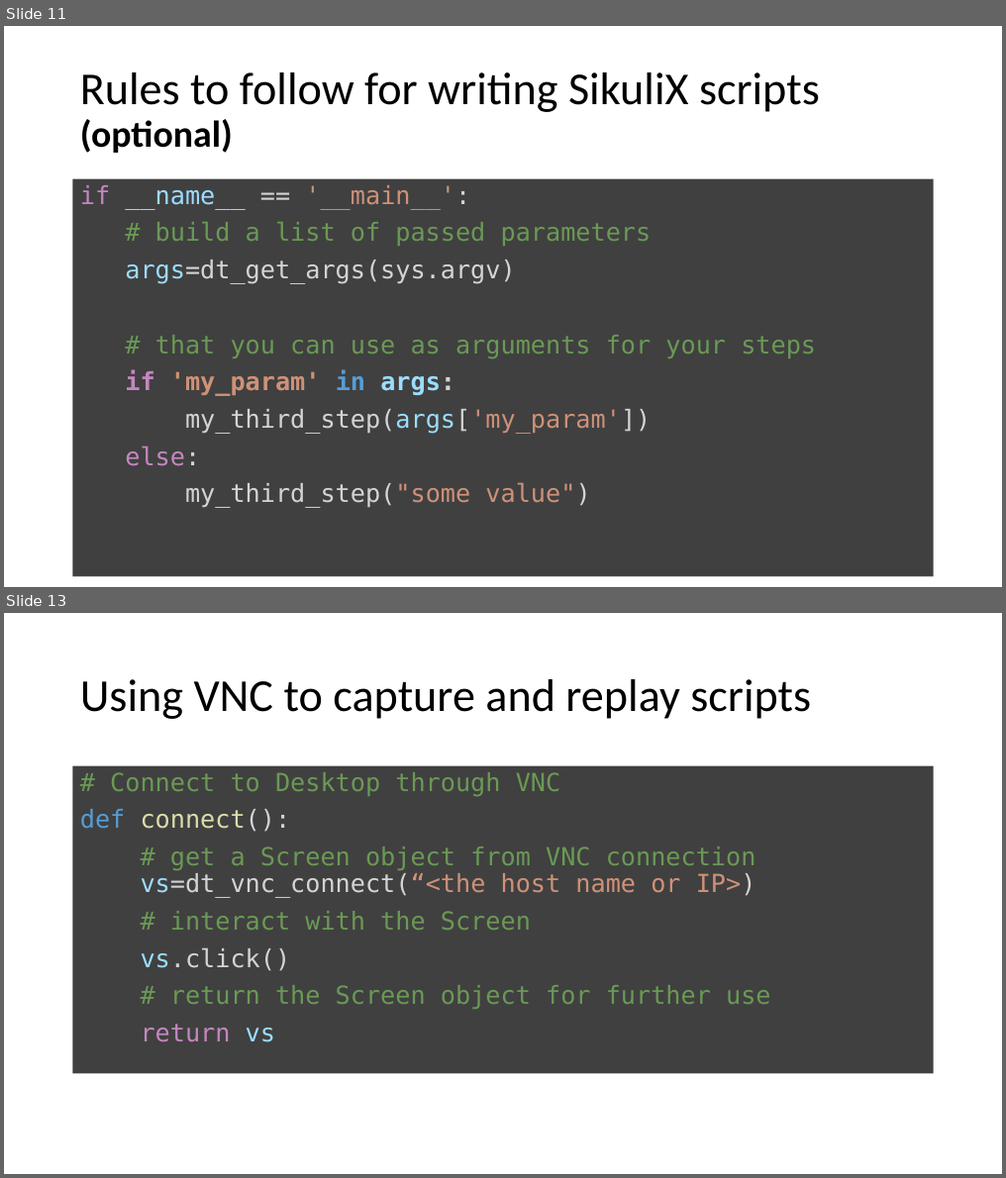
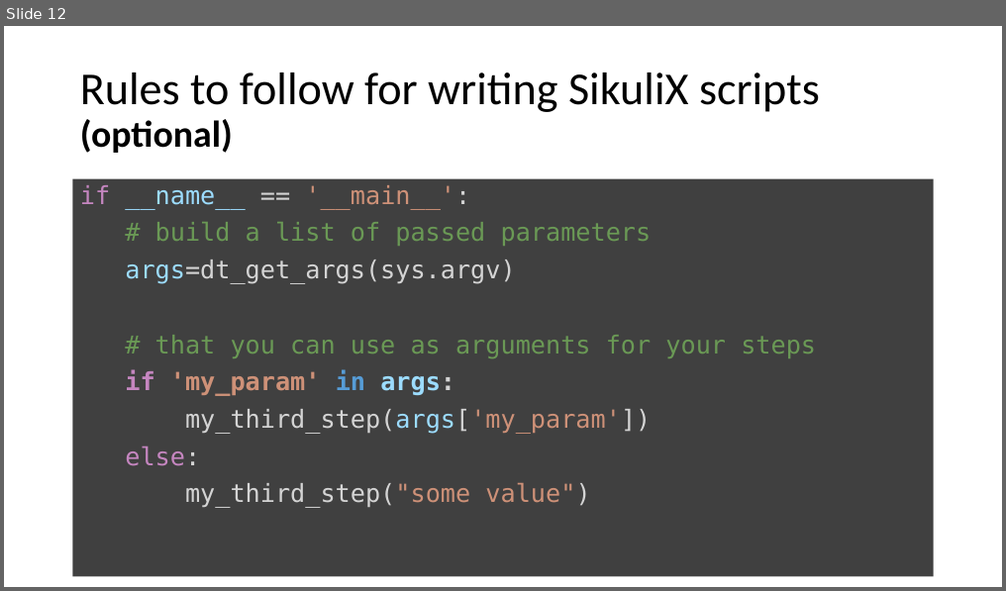
Before and after one commit to LO-RAN/dt_sikulix_bridge, a slide deck: documentation/dt_sikulix_bridge.pptx. Shown one above the other, each under a label of ours: slides 11 and 13 before the commit, slide 12 after it; the slides between them are not shown. The pictures are 1006x1178 and 1006x591 pixels, drawn with LibreOffice and Linux fonts; fonts in the diff are those of the drawing. Boxes give left, top, right and bottom in pixels: in the first picture for what was removed or moved away, otherwise in the second. Text is boxed around its words. In the diff, an @@ line names an element or a change of style, - is before the commit and + after.

```diff
--- a/documentation/dt_sikulix_bridge.pptx
+++ b/documentation/dt_sikulix_bridge.pptx
@@ slide 13 removed at (4, 613, 1002, 1174), background #FFFFFF @@
@@ title removed at (80, 679, 811, 719) @@
-Using VNC to capture and replay scripts
@@ text removed at (73, 766, 934, 1074) @@
-# Connect to Desktop through VNC
-def connect():
-# get a Screen object from VNC connection
-vs=dt_vnc_connect(“<the host name or IP>)
-# interact with the Screen
-vs.click()
-# return the Screen object for further use
-return vs
@@ what was slide 11 is now slide 12 @@
```
Also in this commit, not shown: 10 slides changed, 2 slides added, 3 other slides removed.
